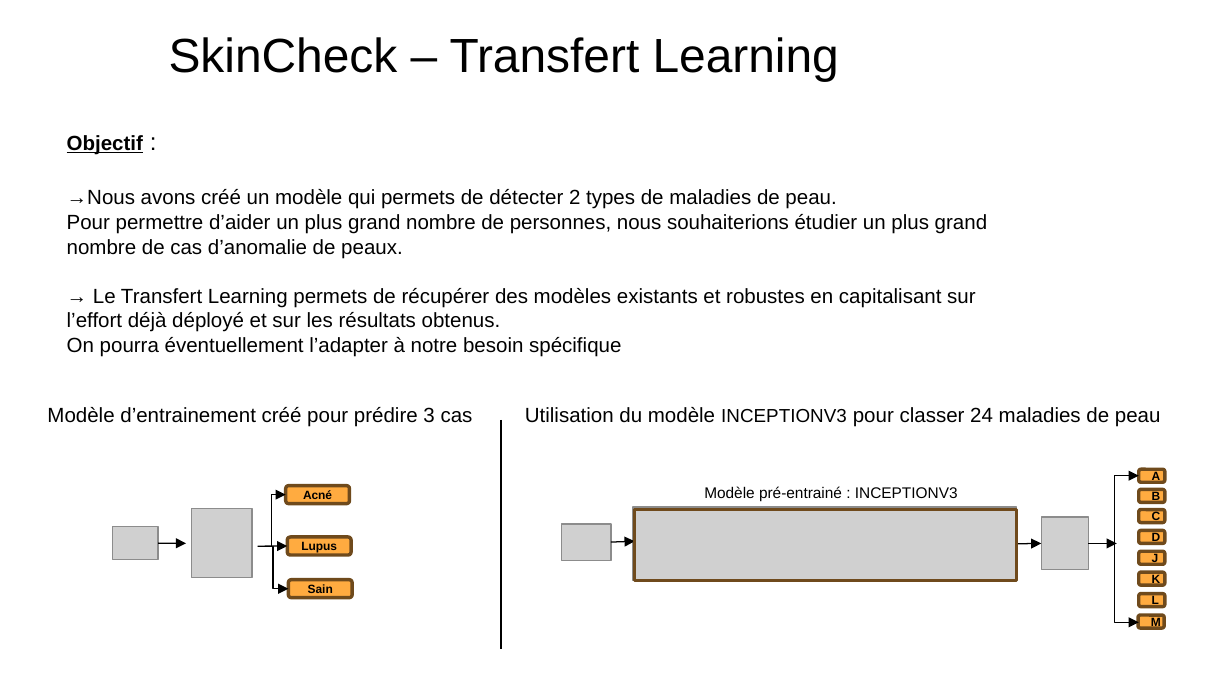
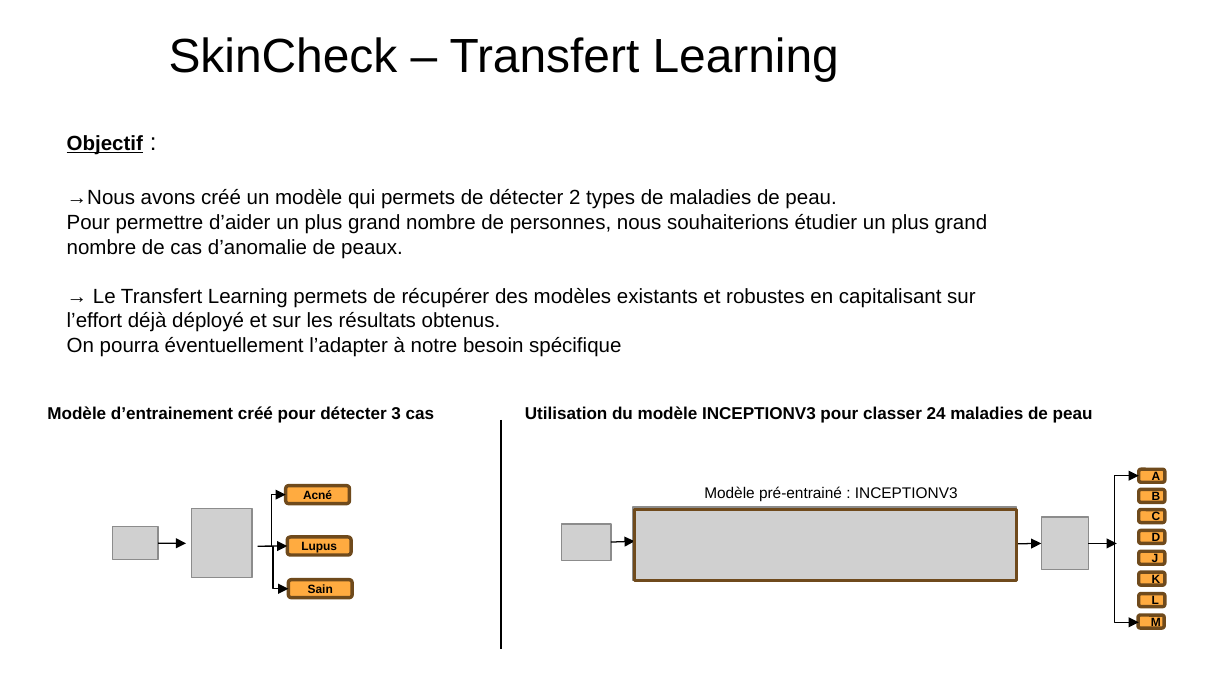
Before and after one commit to dourmiah/skincheck, a slide deck: slide 1 of admin/skin_project_Transfert_Learning.pptx. Drawn at 1232x693 pixels with LibreOffice and Linux fonts; fonts in the diff are those of the drawing; grey boxes stand for pictures; background and template pictures are left out. Boxes give left, top, right and bottom in pixels: in the first picture for what was removed or moved away, otherwise in the second. Text is boxed around its words. In the diff, an @@ line names an element or a change of style, - is before the commit and + after.

Commit message:
correction texte: modifier _prédire_ par _détecter_

```diff
--- a/admin/skin_project_Transfert_Learning.pptx
+++ b/admin/skin_project_Transfert_Learning.pptx
@@ text at (47, 406, 435, 423): text changed; size 12 to 10 pt; bold on @@
-Modèle d’entrainement créé pour prédire 3 cas
+Modèle d’entrainement créé pour détecter 3 cas
@@ text "Utilisation du modèle INCEPTIONV3 pour ..." at (525, 406, 1093, 423): size 12 to 10 pt in "Utilisation du modèle pour classer 24 maladies ..."; size 11 to 10 pt in "INCEPTIONV3"; bold on @@
```
